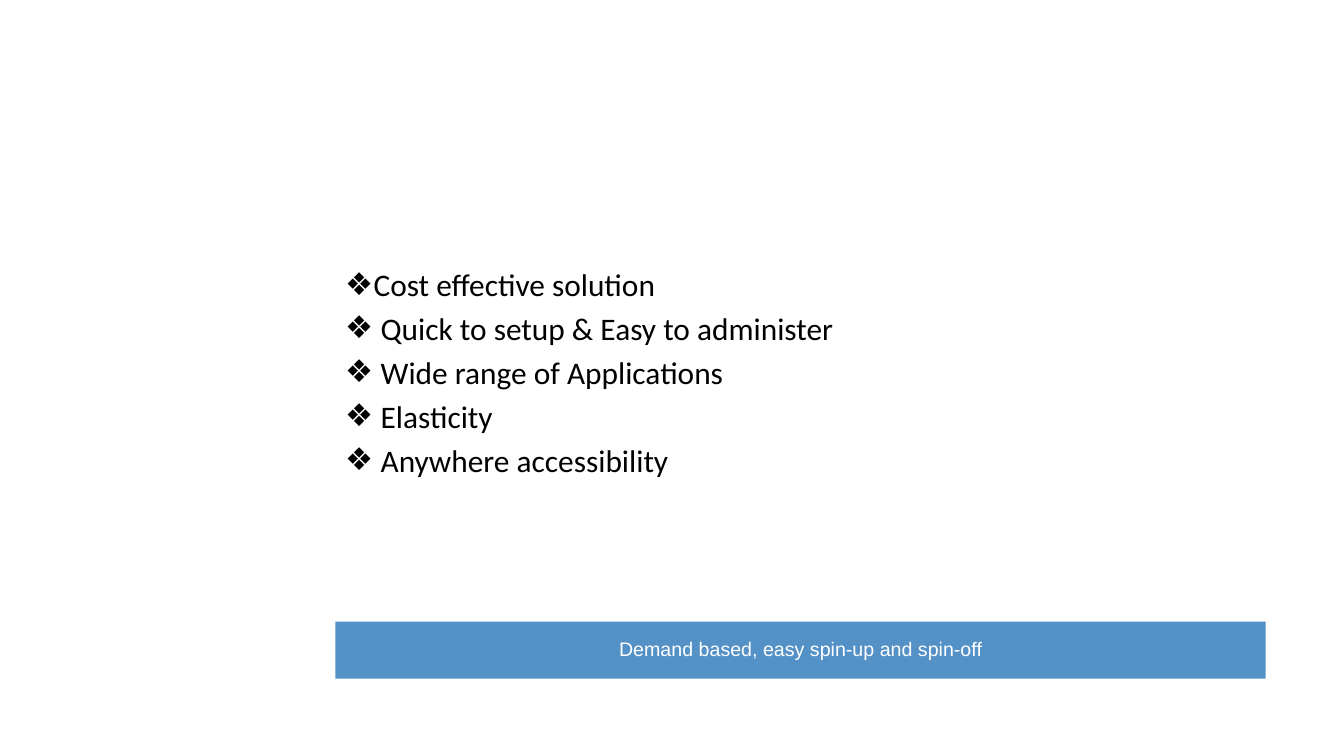
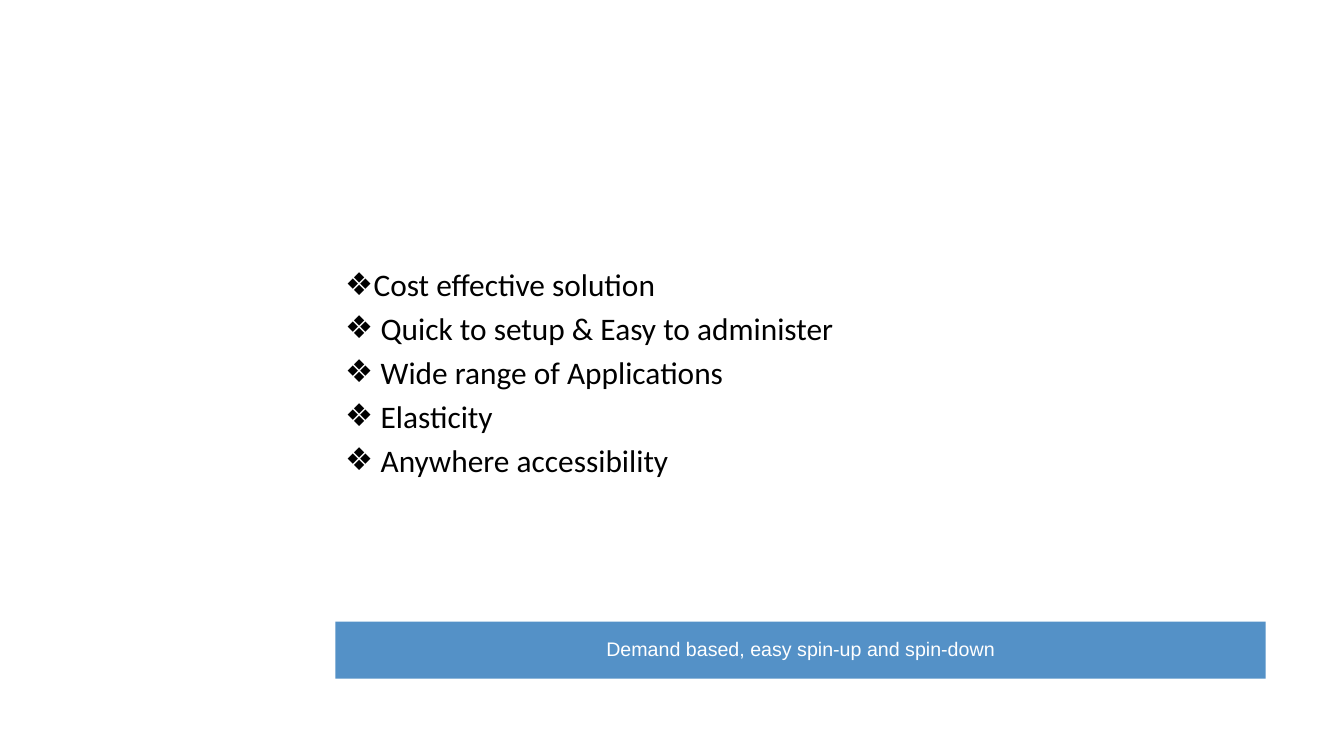
Before and after one commit to kanugovi/mygit, a slide deck: slide 2 of GIS - LOD 0.3.pptx. Drawn at 1344x756 pixels with LibreOffice and Linux fonts; fonts in the diff are those of the drawing; background and template pictures are left out. Boxes give left, top, right and bottom in pixels: in the first picture for what was removed or moved away, otherwise in the second. Text is boxed around its words. In the diff, an @@ line names an element or a change of style, - is before the commit and + after.

Commit message:
Made changes

```diff
--- a/GIS - LOD 0.3.pptx
+++ b/GIS - LOD 0.3.pptx
@@ text in rectangle at (x1=606, y1=642, x2=994, y2=660): text changed @@
-Demand based, easy spin-up and spin-off
+Demand based, easy spin-up and spin-down
```
